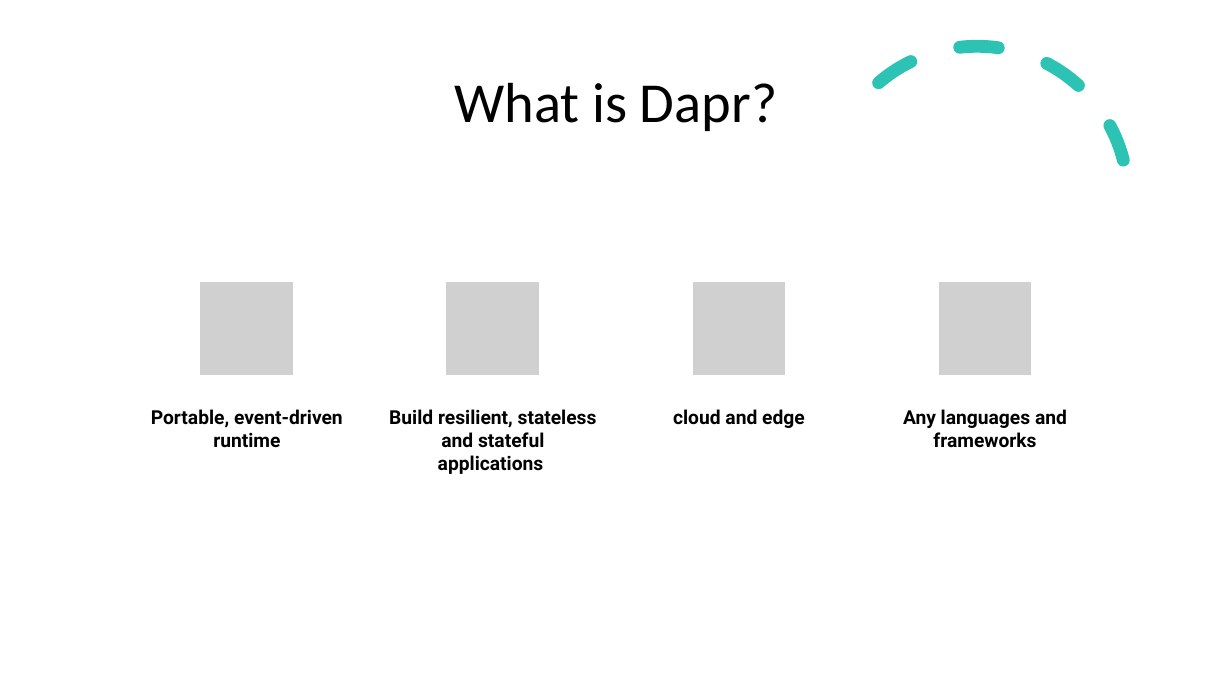
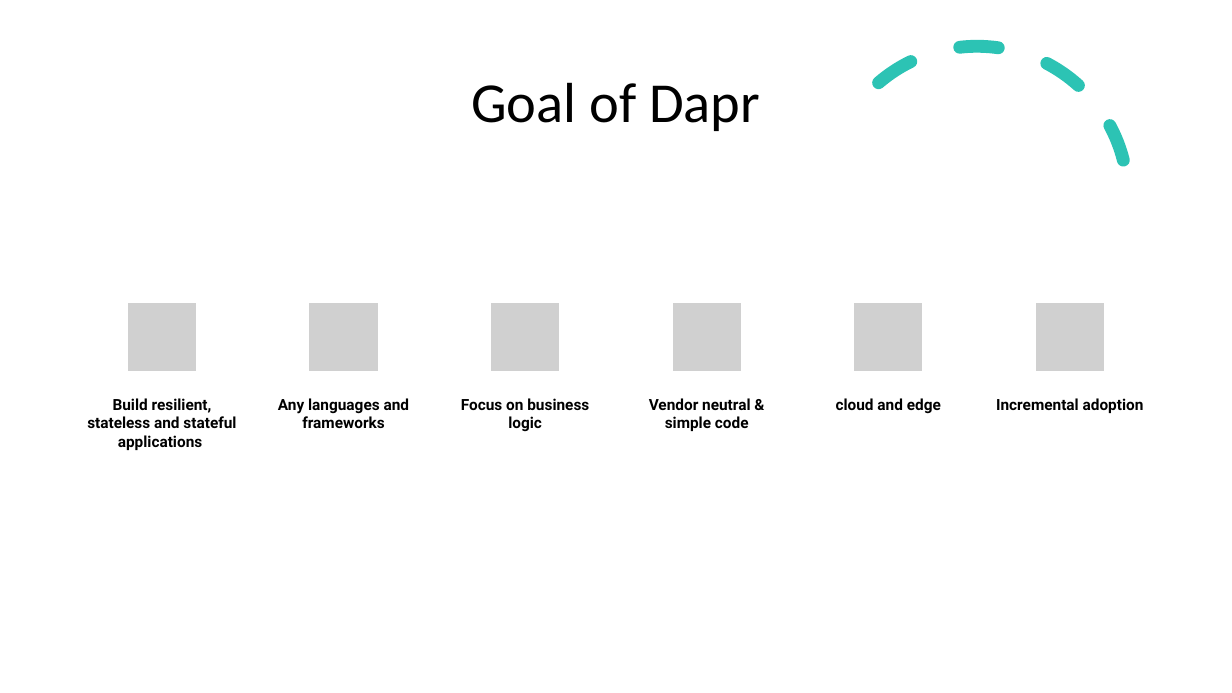
Before and after one commit to rgvna258/DaprDemoApp, a slide deck: slide 11 of files/Dapr-Final.pptx (slide 3 before the commit). Drawn at 1232x693 pixels with LibreOffice and Linux fonts; fonts in the diff are those of the drawing; grey boxes stand for pictures. Boxes give left, top, right and bottom in pixels: in the first picture for what was removed or moved away, otherwise in the second. Text is boxed around its words. In the diff, an @@ line names an element or a change of style, - is before the commit and + after.

```diff
--- a/files/Dapr-Final.pptx
+++ b/files/Dapr-Final.pptx
@@ title at (x1=471, y1=82, x2=760, y2=131): text changed @@
-What is Dapr?
+Goal of Dapr
@@ group removed at (x1=151, y1=281, x2=1032, y2=448): 4 pictures, 1 text @@
-Portable, event-driven runtime
@@ picture added at (x1=128, y1=302, x2=197, y2=372) @@
@@ picture added at (x1=309, y1=302, x2=378, y2=372) @@
@@ picture added at (x1=491, y1=302, x2=560, y2=372) @@
@@ picture added at (x1=672, y1=302, x2=741, y2=372) @@
@@ picture added at (x1=854, y1=302, x2=923, y2=372) @@
@@ picture added at (x1=1035, y1=302, x2=1104, y2=372) @@
@@ free "Build resilient, stateless and stateful ..." resized from (x1=389, y1=409, x2=597, y2=474) to (x1=85, y1=396, x2=239, y2=457) @@
@@ size 15 to 12 pt; less space between paragraphs in 3 elements at (x1=811, y1=396, x2=966, y2=457), (x1=85, y1=396, x2=239, y2=457), (x1=266, y1=396, x2=421, y2=457) @@
@@ free "Any languages and frameworks" resized from (x1=903, y1=409, x2=1067, y2=448) to (x1=266, y1=396, x2=421, y2=457) @@
@@ free added at (x1=448, y1=396, x2=603, y2=457), 12 pt, text #000000, bold @@
+Focus on business logic
@@ free added at (x1=629, y1=396, x2=784, y2=457), 12 pt, text #000000, bold @@
+Vendor neutral & simple code
@@ free "cloud and edge" resized from (x1=673, y1=409, x2=805, y2=428) to (x1=811, y1=396, x2=966, y2=457) @@
@@ free added at (x1=993, y1=396, x2=1147, y2=457), 12 pt, text #000000, bold @@
+Incremental adoption
```
Also in this commit, not shown: 5 other slides changed, 17 slides added, 1 slide removed.
